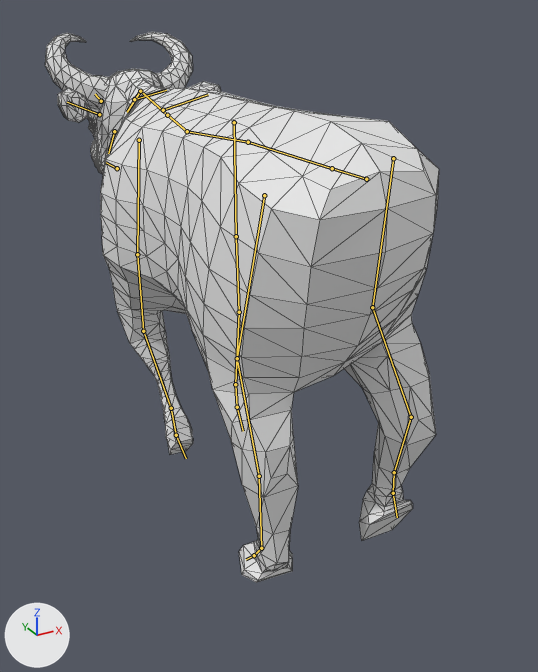
What one commit did to the glTF model gltf/fermi.glb.
Rendered twice from a camera (50 mm lens) standing at (-1.26, -2.69, 1.93) and looking at (0.14, -0.15, 0.65). Arrows for +X, +Y and +Z are at lower left; the lights stay in place. Both versions are drawn at frame 38 of the action 'Walk'; the numbers are the values there. The bones that bend it are drawn over the model as lines. Mesh edges are drawn as thin lines.

In view in the first picture: 'Body', 'Horns'.
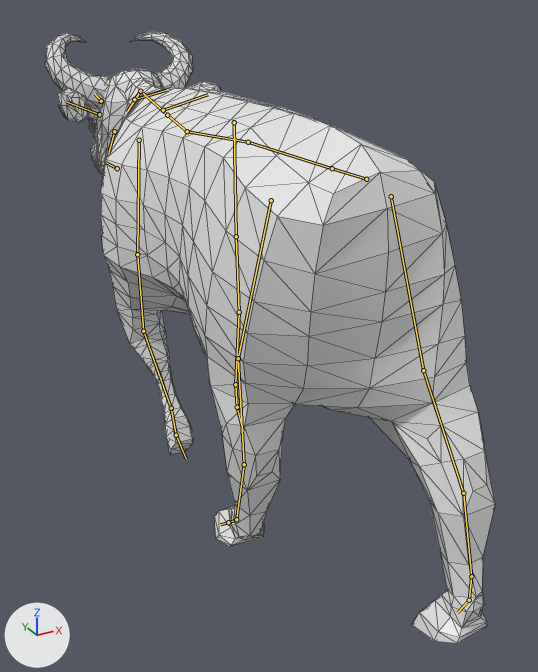
The change in detail:
Bone 'Upper_Leg_Back_L' (bone_upper_leg_back_l) moves from (0.007, 0.035, 0.048) to (0.005, 0.042, 0.008).
Bone 'Upper_Leg_Back_L' (bone_upper_leg_back_l) turns from (10, -1, -1) to (14, -1, -1) degrees about its own x, y and z.
Bone 'Calf_Back_L' (bone_calf_back_l) turns from (-17, 0, 1) to (-3, 0, 0) degrees about its own x, y and z.
Bone 'Foot_Back_1_L' (bone_foot_back_1_l) turns from (13, 0, -1) to (8, 0, -1) degrees about its own x, y and z.
Bone 'Foot_Back_2_L' (bone_foot_back_2_l) turns from (-9, 0, 1) to (-15, 0, 2) degrees about its own x, y and z.
Bone 'Upper_Leg_Back_R' (bone_upper_leg_back_r) moves from (0.003, -0.043, 0.001) to (-0.006, 0.077, -0.001).
Bone 'Upper_Leg_Back_R' (bone_upper_leg_back_r) turns from (14, -1, -1) to (-18, -2, -2) degrees about its own x, y and z.
Bone 'Calf_Back_R' (bone_calf_back_r) turns from (-37, -1, -2) to (-7, 0, 0) degrees about its own x, y and z.
Bone 'Thigh_Back_R' (bone_thigh_back_r) turns from (37, 1, 3) to (7, 0, 0) degrees about its own x, y and z.
Bone 'Foot_Back_1_R' (bone_foot_back_1_r) turns from (-43, -2, -1) to (-14, 0, -1) degrees about its own x, y and z.
Bone 'Foot_Back_2_R' (bone_foot_back_2_r) turns from (-38, 0, -1) to (10, 0, 1) degrees about its own x, y and z.

Location of each change, (x1, y1, x2, y2) in pixels of the pictures (538 x 672 px):
'Body', posed (15% wider, 12% taller): before (58, 69, 439, 582); after (58, 69, 495, 643)
bone 'Upper_Leg_Back_L', root to tip: before (264, 195) to (237, 358); after (271, 200) to (238, 358)
bone 'Calf_Back_L', root to tip: before (237, 358) to (259, 476); after (238, 358) to (244, 464)
bone 'Foot_Back_1_L', root to tip: before (261, 548) to (254, 555); after (236, 519) to (228, 522)
bone 'Foot_Back_2_L', root to tip: before (254, 555) to (246, 559); after (228, 522) to (220, 524)
bone 'Upper_Leg_Back_R', root to tip: before (393, 158) to (372, 307); after (391, 196) to (423, 370)
bone 'Calf_Back_R', root to tip: before (372, 307) to (411, 417); after (423, 370) to (463, 493)
bone 'Thigh_Back_R', root to tip: before (411, 417) to (394, 472); after (463, 493) to (471, 576)
bone 'Foot_Back_1_R', root to tip: before (394, 472) to (393, 493); after (471, 576) to (469, 600)
bone 'Foot_Back_2_R', root to tip: before (393, 493) to (397, 517); after (469, 600) to (457, 612)
